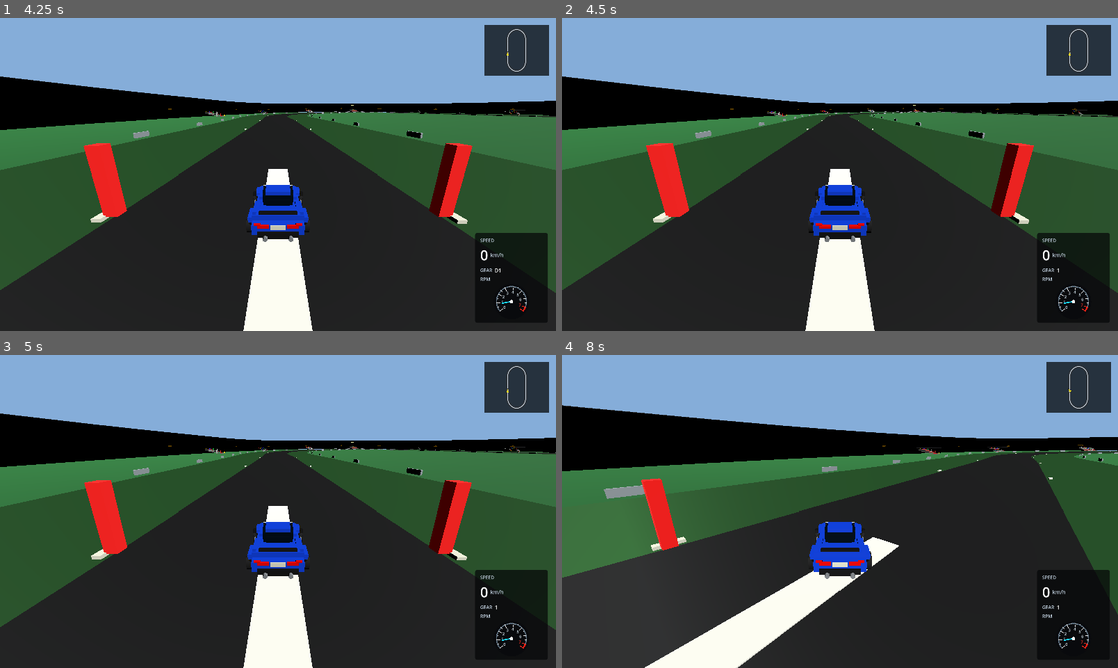
Above: before the commit, frames 1-4 (two rows, left to right).
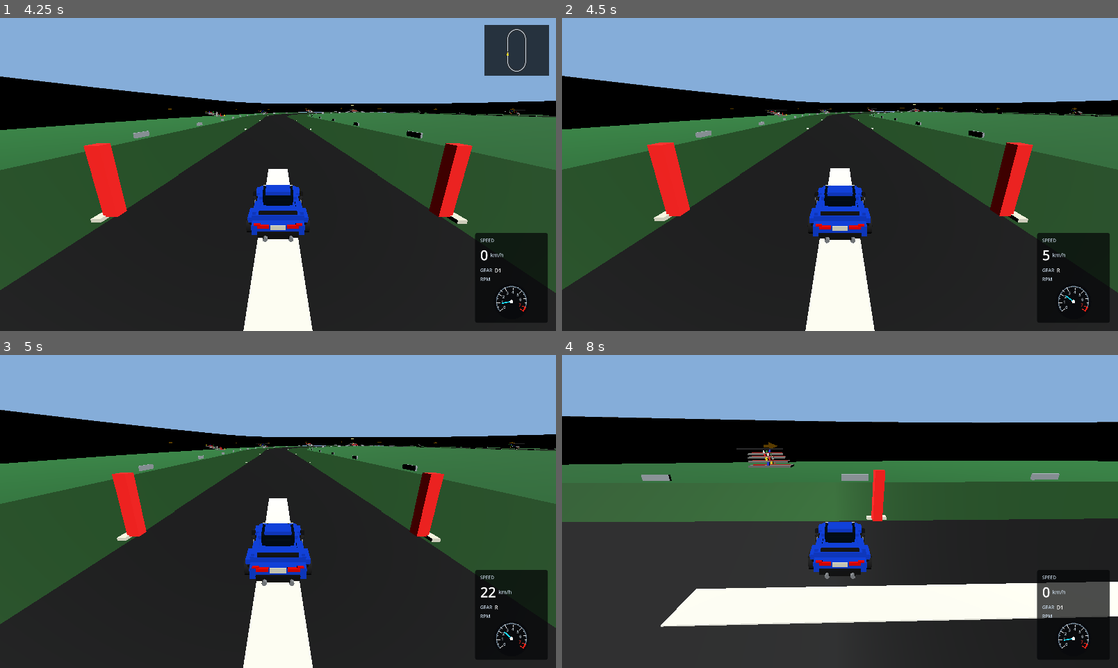
Above: after the commit, the same moments.

Repository: Dziuras98/car-game
Game: Godot game, scene res://scenes/startup.tscn
Two runs of this game, one before a commit and one after it. Both use one fixed random seed, a clock stepped at 60 frames per second and the inputs below.
Inputs:
- Up to frame 1 (4.25 s): click "Dowolny" at 0.5 s; click "Prosty owal" at 1.25 s; click "Nissan 370Z" at 2 s; click "370Z automat" at 2.75 s; hold Right (steer-right) from 3.53 s (still down); tap C (camera-back) at 3.6 s
- Up to frame 2 (4.5 s): tap Enter at 4.25 s; release Right (steer-right) at 4.28 s; hold Down (brake) from 4.28 s (still down); tap T (switch-car) at 4.35 s
- Up to frame 3 (5 s): keep holding Down (brake)
- Up to frame 4 (8 s): release Down (brake) at 5.03 s; hold Right (steer-right) 5.03-5.78 s; tap C (camera-back) at 5.1, 6.6 s; hold Up (accelerate) 5.78-6.53 s; tap T (switch-car) at 5.85, 7.35 s; hold Left (steer-left) from 6.53 s (still down)

Frame 1 is identical in both runs. In frame 2, 3.4% of the frame differs, in the area x 0-100%, y 2-99%; in frame 3, 11%; in frame 4, 33%, in the area x 0-100%, y 2-100%.

Commit message:
Require explicit car specifications

Diff:
--- a/scripts/car/car_controller.gd
+++ b/scripts/car/car_controller.gd
@@ -1,11 +1,10 @@
 extends CharacterBody3D
 class_name PlayerCarController
 
-const DEFAULT_CAR_SPECS: CarSpecs = preload("res://resources/cars/nissan/370z/specs/370z_6mt_specs.tres")
-
 # The base 370Z scene still contains serialized properties from the removed
 # controller exports. They are accepted only to keep that scene loadable and
-# are deliberately not used as runtime tuning data.
+# are deliberately not used as runtime tuning data. This compatibility list
+# can be removed once the legacy scene is replaced by an imported model scene.
 const REMOVED_LEGACY_TUNING_PROPERTIES: Dictionary = {
 	&"acceleration": true,
 	&"brake_deceleration": true,
@@ -64,10 +63,10 @@
 	&"floor_stick_force": true,
 }
 
-var _car_specs: CarSpecs = DEFAULT_CAR_SPECS
+var _car_specs: CarSpecs
 
 @export_group("Specs")
-@export var car_specs: CarSpecs = DEFAULT_CAR_SPECS:
+@export var car_specs: CarSpecs:
 	set(value):
 		_car_specs = value
 		if is_inside_tree():
@@ -110,6 +109,8 @@
 
 
 func get_engine_load() -> float:
+	if _drive_config == null:
+		return 0.0
 	return _powertrain_controller.get_engine_load(_runtime_state)
 
 
@@ -118,6 +119,8 @@
 
 
 func get_gear_text() -> String:
+	if _drive_config == null:
+		return "N"
 	return _powertrain_controller.get_gear_text(_runtime_state)
 
 
